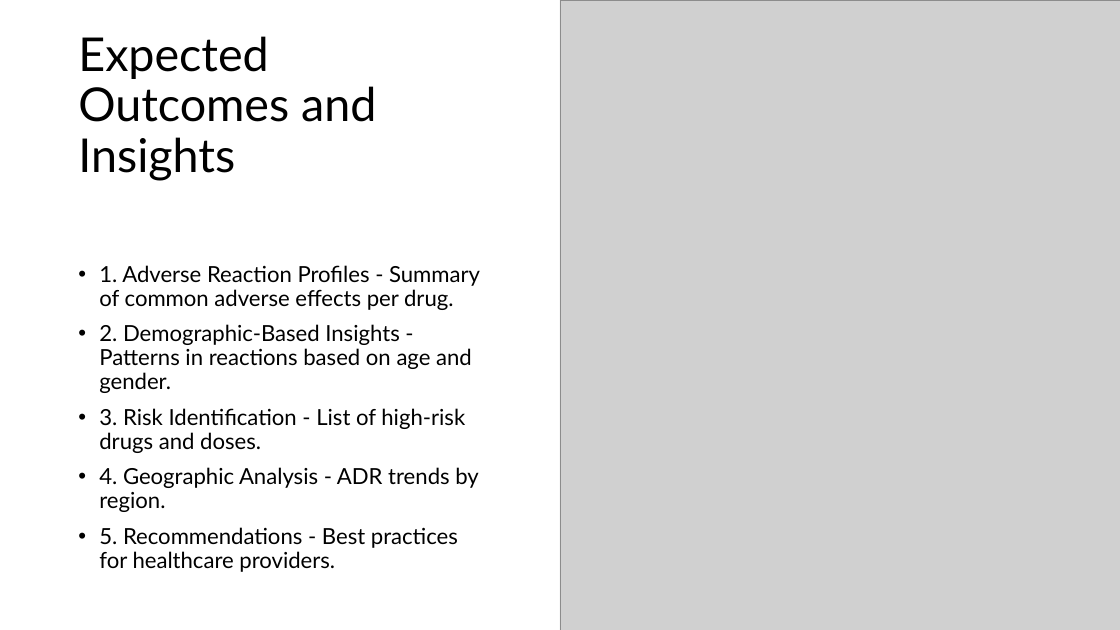
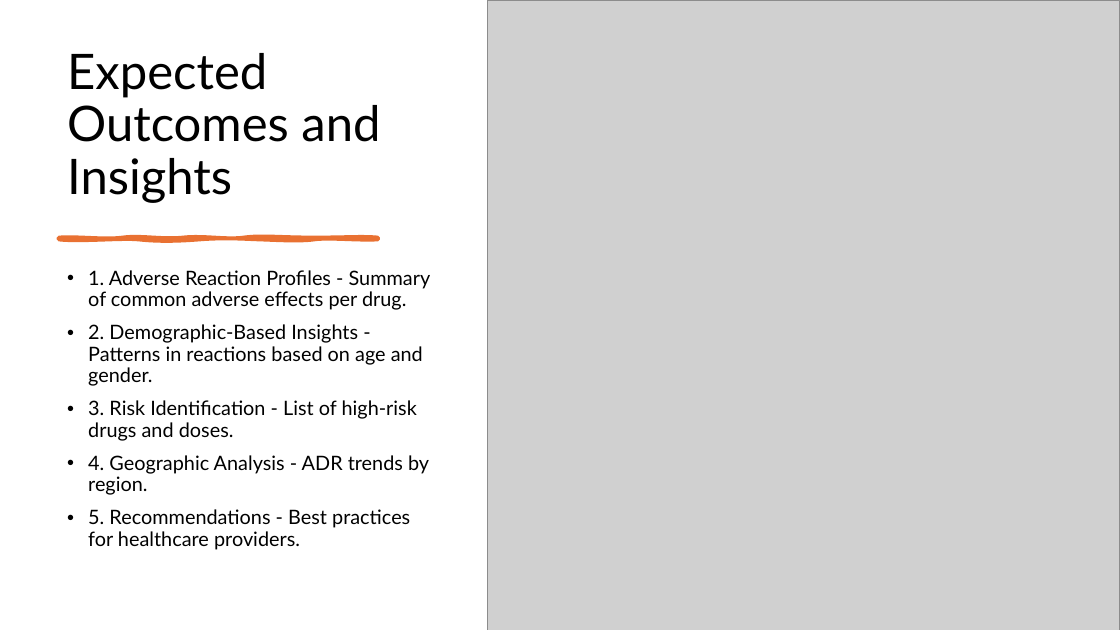
Before and after one commit to akshayparate123/Analysis-of-Adverse-Drug-Effects-Using-Big-Data-and-Cloud-Computing, a slide deck: slide 23 of PPT/Analysis of Adverse Drug Effects Using Big Data.pptx (slide 13 before the commit). Drawn at 1120x630 pixels with LibreOffice and Linux fonts; fonts in the diff are those of the drawing; grey boxes stand for pictures. Boxes give left, top, right and bottom in pixels: in the first picture for what was removed or moved away, otherwise in the second. Text is boxed around its words. In the diff, an @@ line names an element or a change of style, - is before the commit and + after.

```diff
--- a/PPT/Analysis of Adverse Drug Effects Using Big Data.pptx
+++ b/PPT/Analysis of Adverse Drug Effects Using Big Data.pptx
@@ rectangle removed at bbox=[0, 0, 783, 210] @@
@@ picture: place and size @@
-picture at bbox=[560, 0, 1120, 630]
+picture at bbox=[488, 0, 1120, 630]
@@ title "Expected Outcomes and Insights": place and size @@
-title "Expected Outcomes and Insights" at bbox=[78, 36, 376, 181]
+title "Expected Outcomes and Insights" at bbox=[67, 53, 380, 203]
@@ title "Expected Outcomes and Insights" at bbox=[67, 53, 380, 203]: size 40 to 42 pt; vertical alignment middle to bottom @@
@@ freeform shape added at bbox=[59, 238, 378, 239], fill #E97132, outline #E97132 3.5 pt @@
@@ text "1. Adverse Reaction Profiles - ...": place and size @@
-text "1. Adverse Reaction Profiles - ..." at bbox=[99, 265, 480, 572]
+text "1. Adverse Reaction Profiles - ..." at bbox=[88, 270, 431, 550]
@@ text "1. Adverse Reaction Profiles - ..." at bbox=[88, 270, 431, 550]: size 19 to 17 pt; vertical alignment middle to top @@
```
Also in this commit, not shown: 8 other slides changed, 16 slides added, 6 slides removed, 5 other files.
